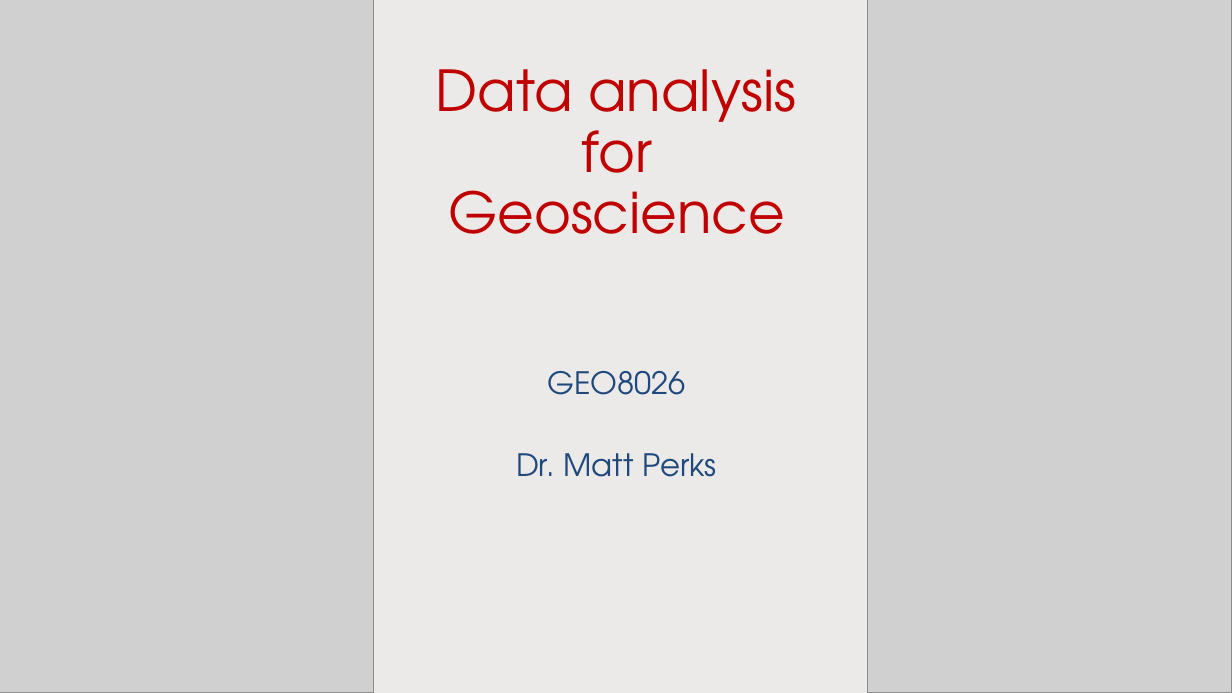
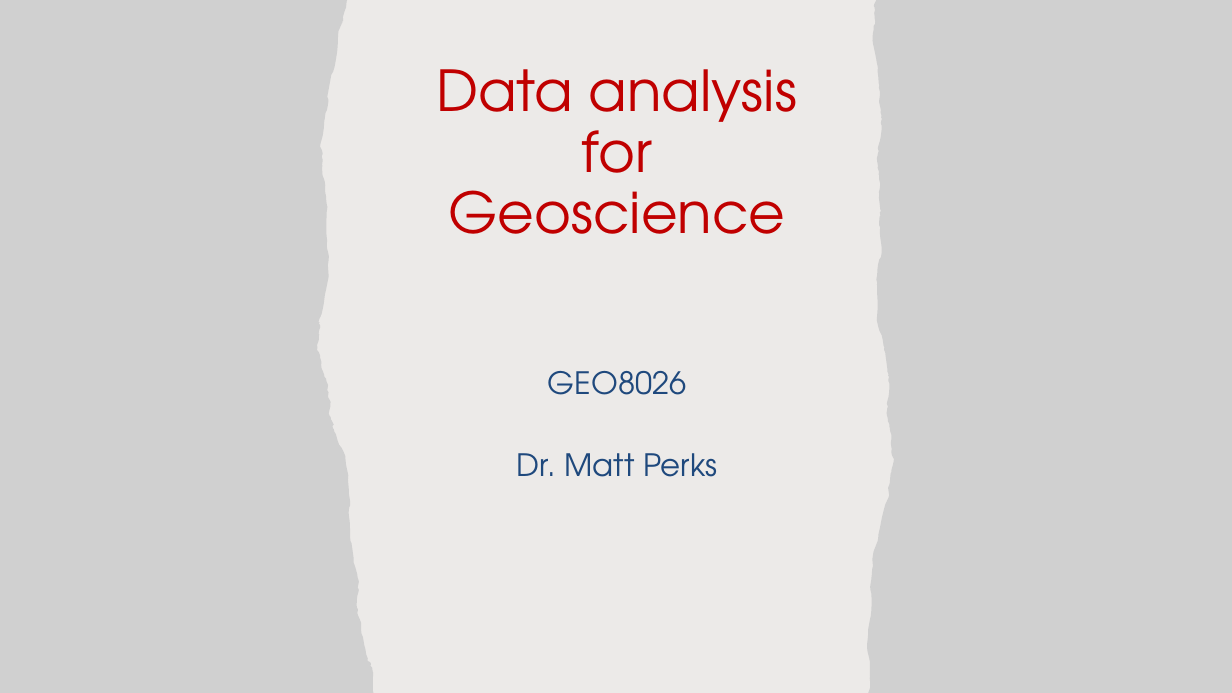
Before and after one commit to CatchmentSci/GEO8026, a slide deck: slide 1 of Block 01/slides/GEO8026_2022_23_Practical1.pptx. Drawn at 1232x693 pixels with LibreOffice and Linux fonts; fonts in the diff are those of the drawing; grey boxes stand for pictures. Boxes give left, top, right and bottom in pixels: in the first picture for what was removed or moved away, otherwise in the second. Text is boxed around its words. In the diff, an @@ line names an element or a change of style, - is before the commit and + after.

```diff
--- a/Block 01/slides/GEO8026_2022_23_Practical1.pptx
+++ b/Block 01/slides/GEO8026_2022_23_Practical1.pptx
@@ picture at [0,0,373,693]: outline redrawn @@
@@ picture at [867,0,1232,693]: outline redrawn @@
```
Also in this commit, not shown: 2 other slides changed, 5 other files.
